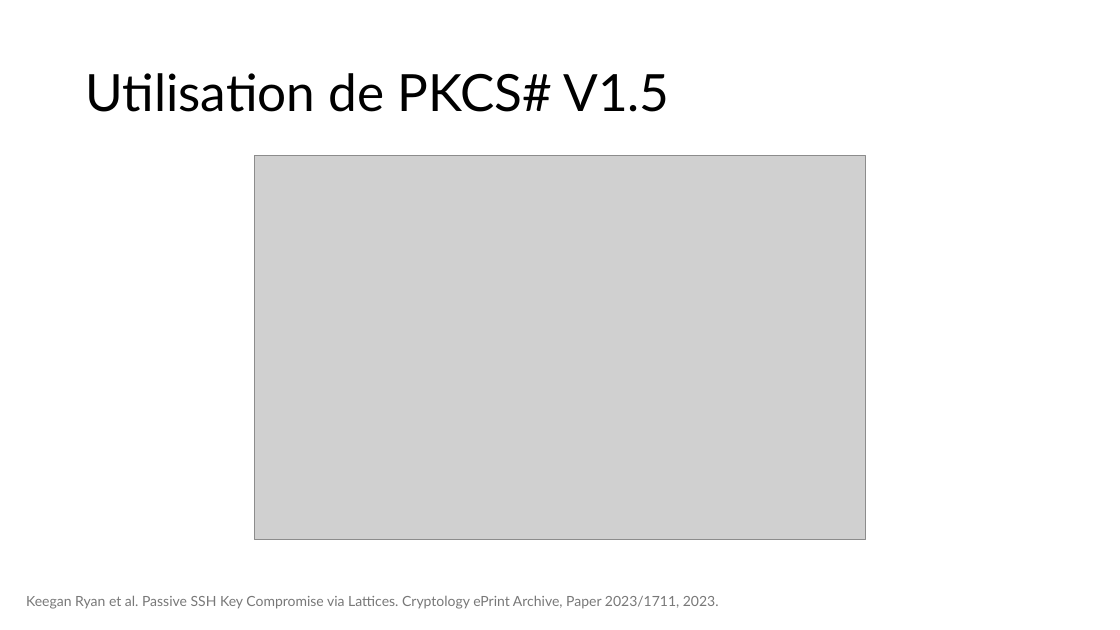
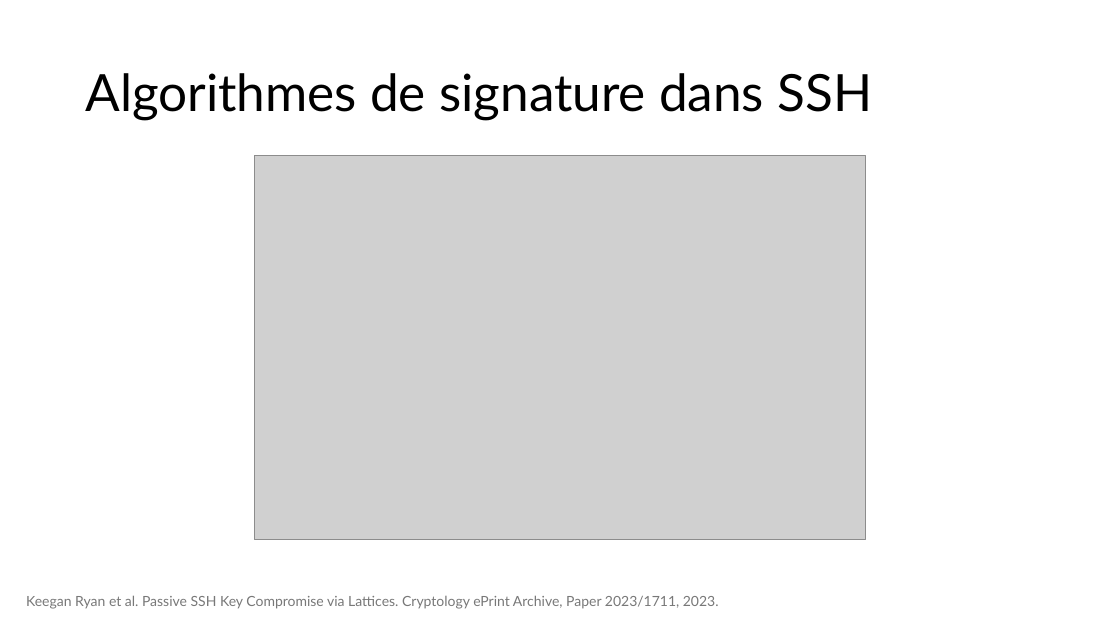
Before and after one commit to JustinFerrara14/SSE, a slide deck: slide 4 of SSELaticeAttackFerrara.pptx. Drawn at 1120x630 pixels with LibreOffice and Linux fonts; fonts in the diff are those of the drawing; grey boxes stand for pictures. Boxes give left, top, right and bottom in pixels: in the first picture for what was removed or moved away, otherwise in the second. Text is boxed around its words. In the diff, an @@ line names an element or a change of style, - is before the commit and + after.

```diff
--- a/SSELaticeAttackFerrara.pptx
+++ b/SSELaticeAttackFerrara.pptx
@@ title at [85, 73, 872, 120]: text changed @@
-Utilisation de PKCS# V1.5
+Algorithmes de signature dans SSH
```
Also in this commit, not shown: 17 other slides changed, 1 slide removed, 4 other files.
